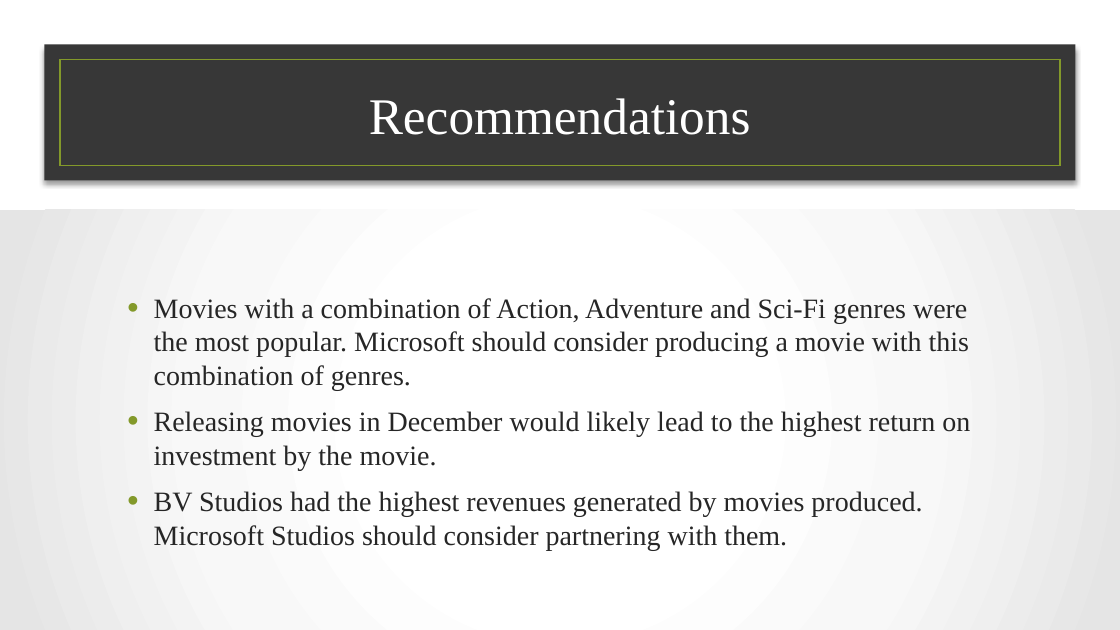
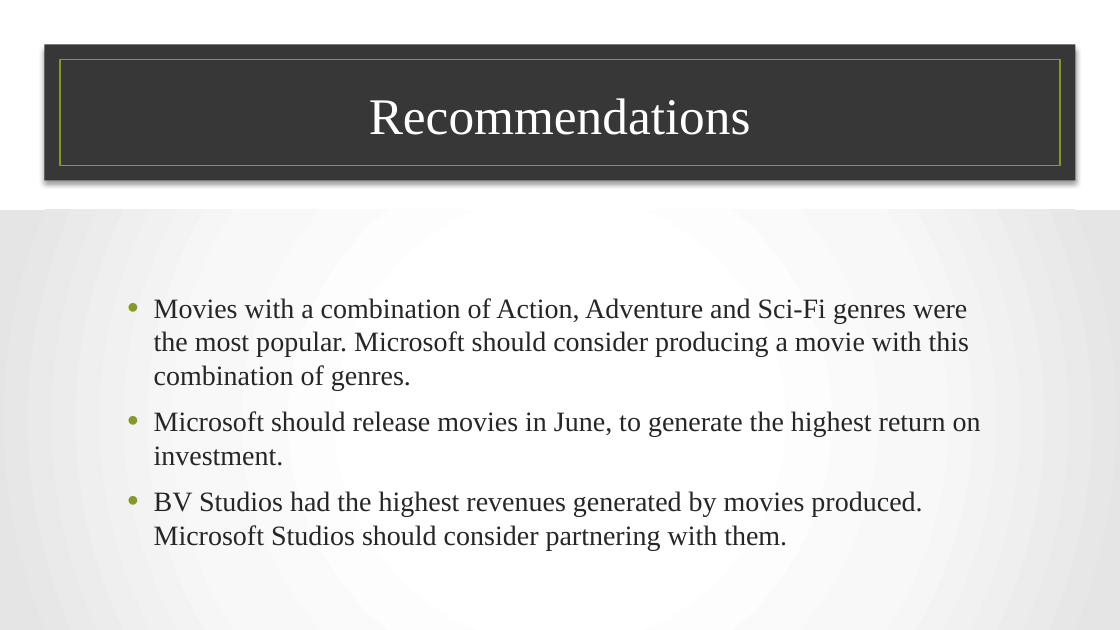
Before and after one commit to S-Kagwi/dsc-phase-1-project-v2-4, a slide deck: slide 8 of Presentation.pptx (slide 7 before the commit). Drawn at 1120x630 pixels with LibreOffice and Linux fonts; fonts in the diff are those of the drawing; background and template pictures are left out. Boxes give left, top, right and bottom in pixels: in the first picture for what was removed or moved away, otherwise in the second. Text is boxed around its words. In the diff, an @@ line names an element or a change of style, - is before the commit and + after.

```diff
--- a/Presentation.pptx
+++ b/Presentation.pptx
@@ text at bbox=[154, 411, 981, 466]: text changed @@
-• Releasing movies in December would likely lead to the highest return on investment by the movie.
+• Microsoft should release movies in June, to generate the highest return on investment.
```
Also in this commit, not shown: 4 other slides changed, 1 slide added, 3 other files.
